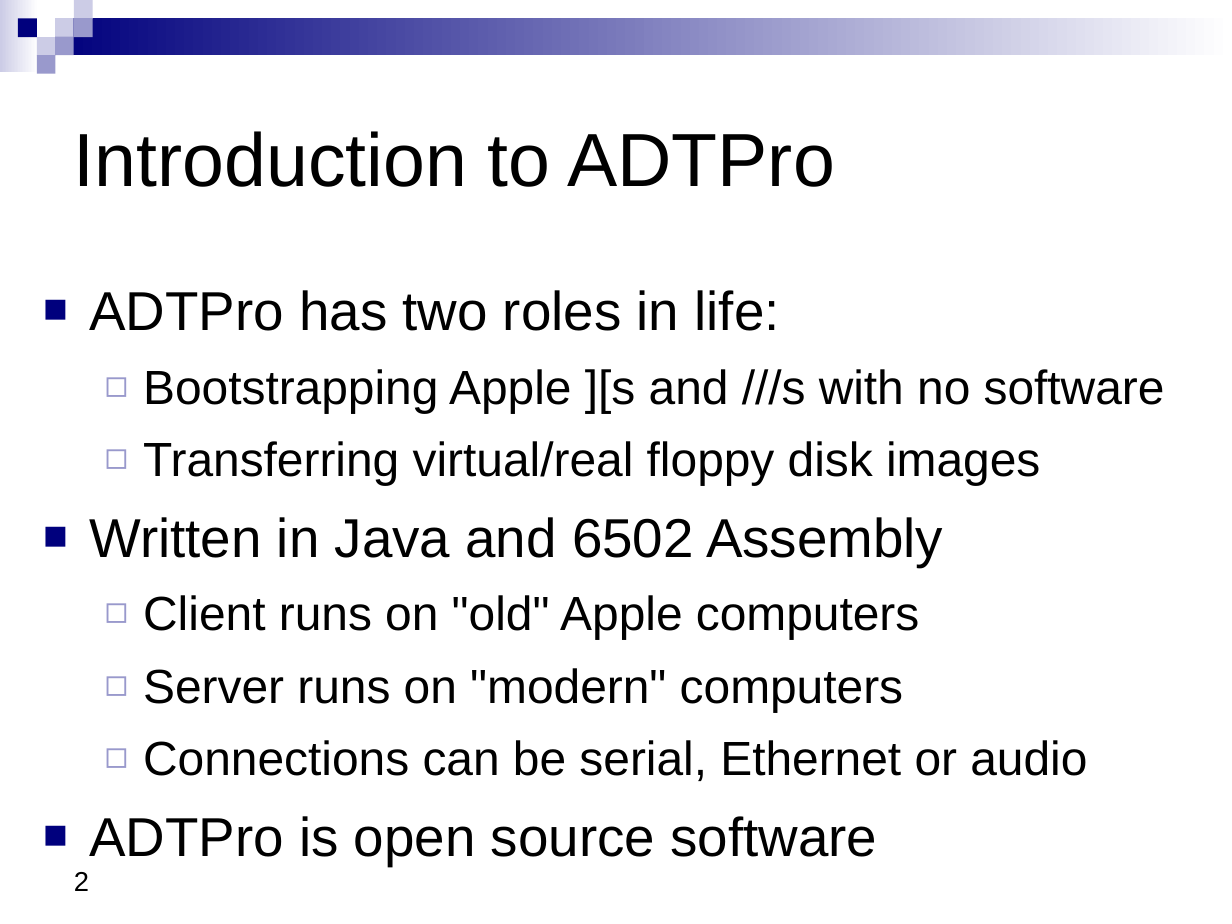
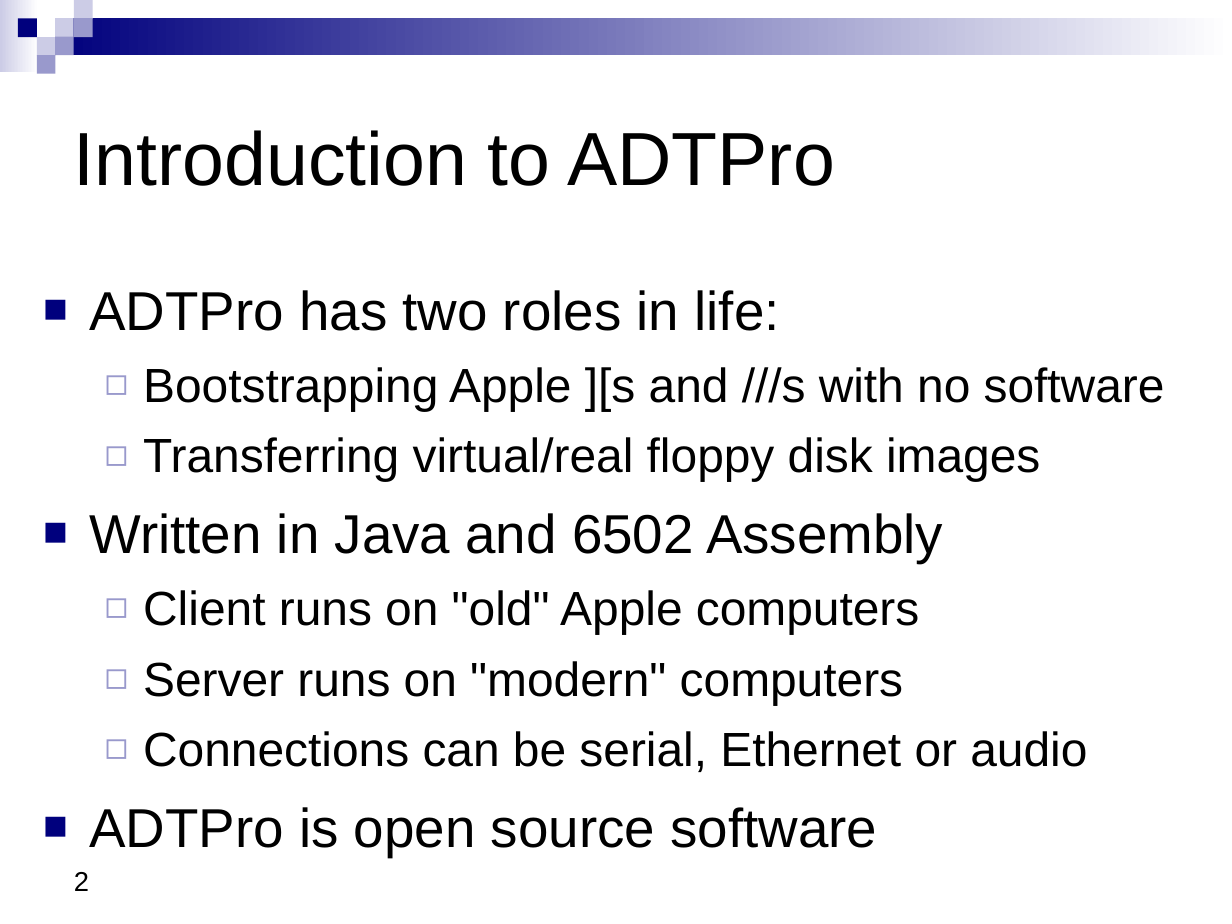
Before and after one commit to knghtbrd/adtpro, a slide deck: slide 2 of doc/src/site/resources/ADTProIntro.odp. Drawn at 1232x924 pixels with LibreOffice and Linux fonts; fonts in the diff are those of the drawing. Boxes give left, top, right and bottom in pixels: in the first picture for what was removed or moved away, otherwise in the second. Text is boxed around its words. In the diff, an @@ line names an element or a change of style, - is before the commit and + after.

```diff
--- a/doc/src/site/resources/ADTProIntro.odp
+++ b/doc/src/site/resources/ADTProIntro.odp
@@ text at [143,367,1165,772]: line spacing 1.05 to 1.02 @@
```
Also in this commit, not shown: 12 other slides changed, 2 slides added, 1 slide removed, 2 other files.
